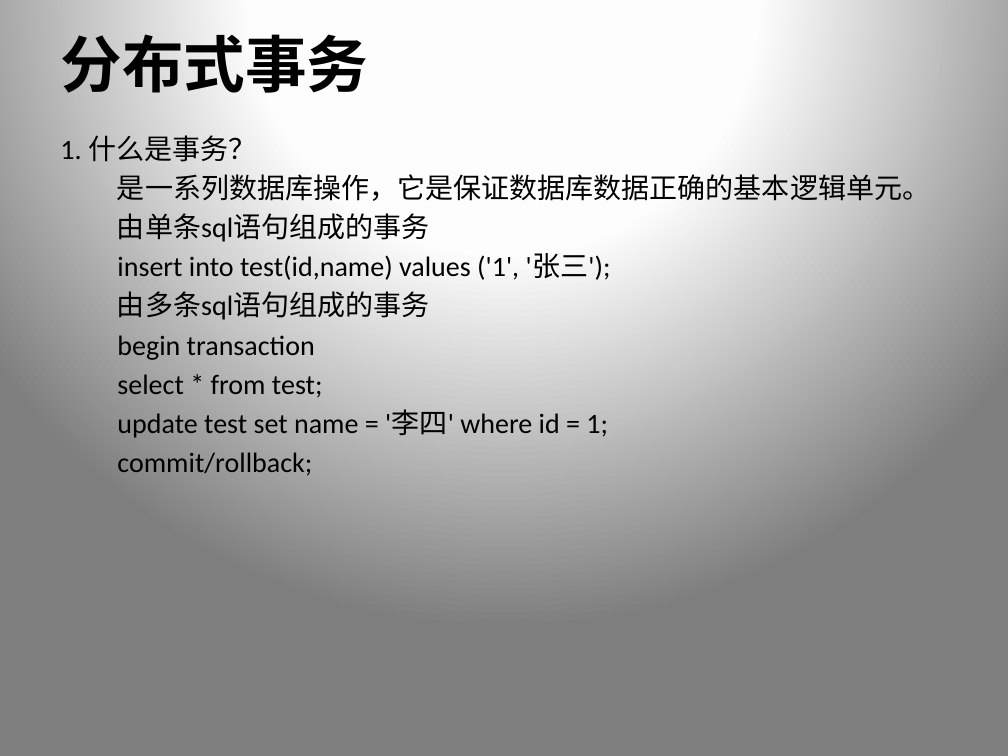
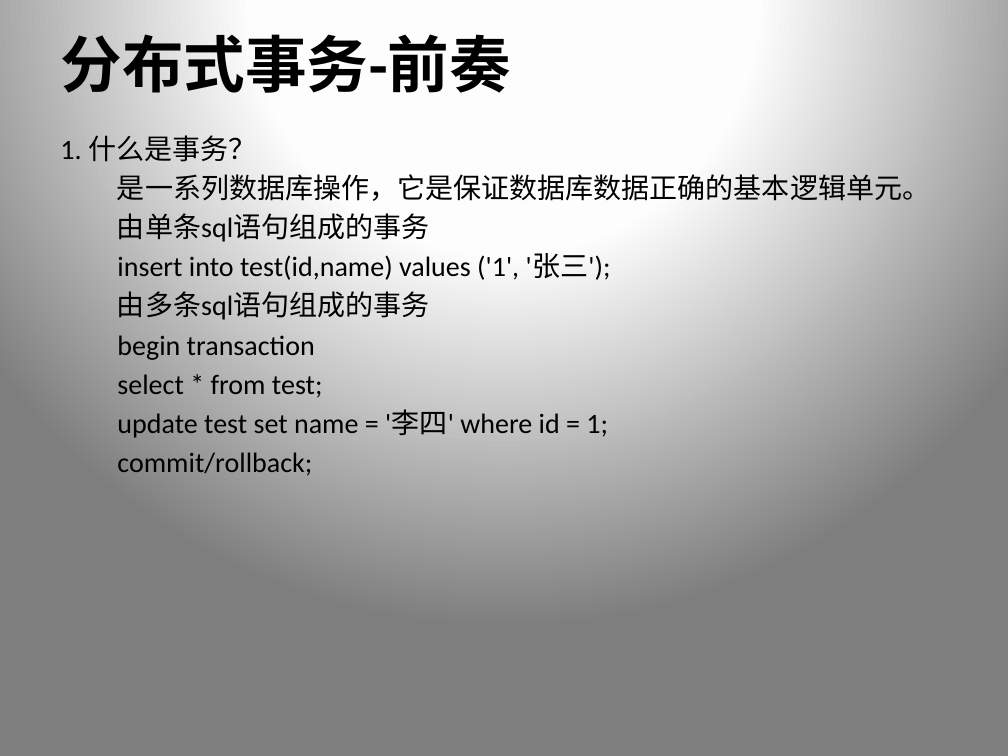
Before and after one commit to xiongpeter/study-notes, a slide deck: slide 2 of 我的.pptx. Drawn at 1008x756 pixels with LibreOffice and Linux fonts; fonts in the diff are those of the drawing. Boxes give left, top, right and bottom in pixels: in the first picture for what was removed or moved away, otherwise in the second. Text is boxed around its words. In the diff, an @@ line names an element or a change of style, - is before the commit and + after.

```diff
--- a/我的.pptx
+++ b/我的.pptx
@@ title at [60, 34, 510, 93]: text changed @@
-分布式事务
+分布式事务-前奏
```
Also in this commit, not shown: 9 other slides changed, 4 slides added, 2 slides removed.
